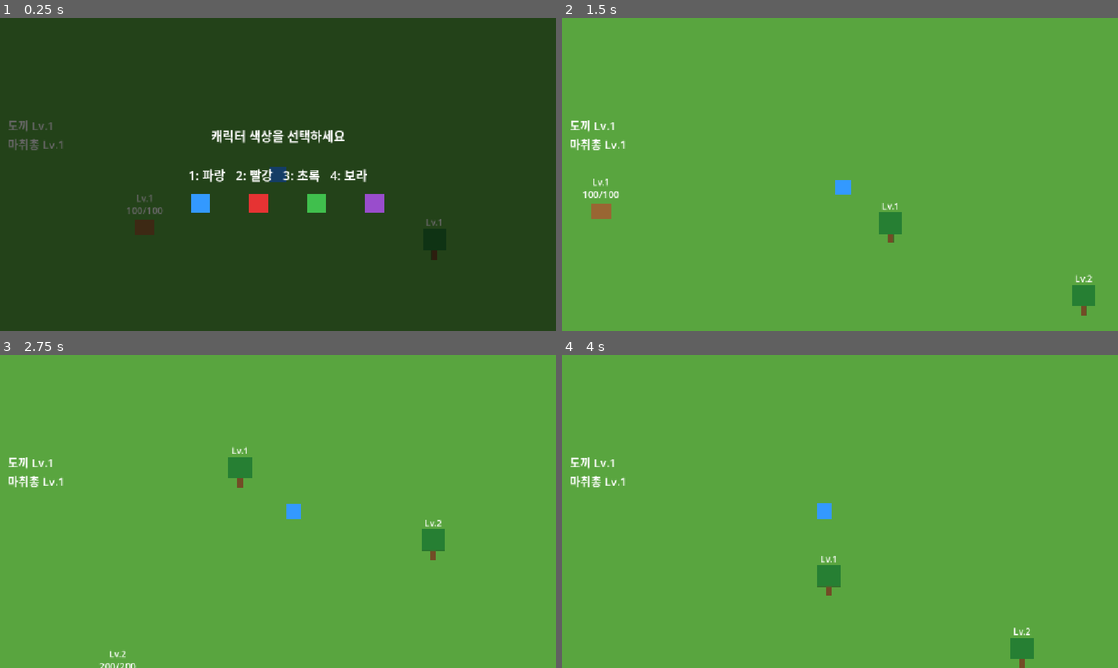
Above: before the commit, frames 1-4 (two rows, left to right).
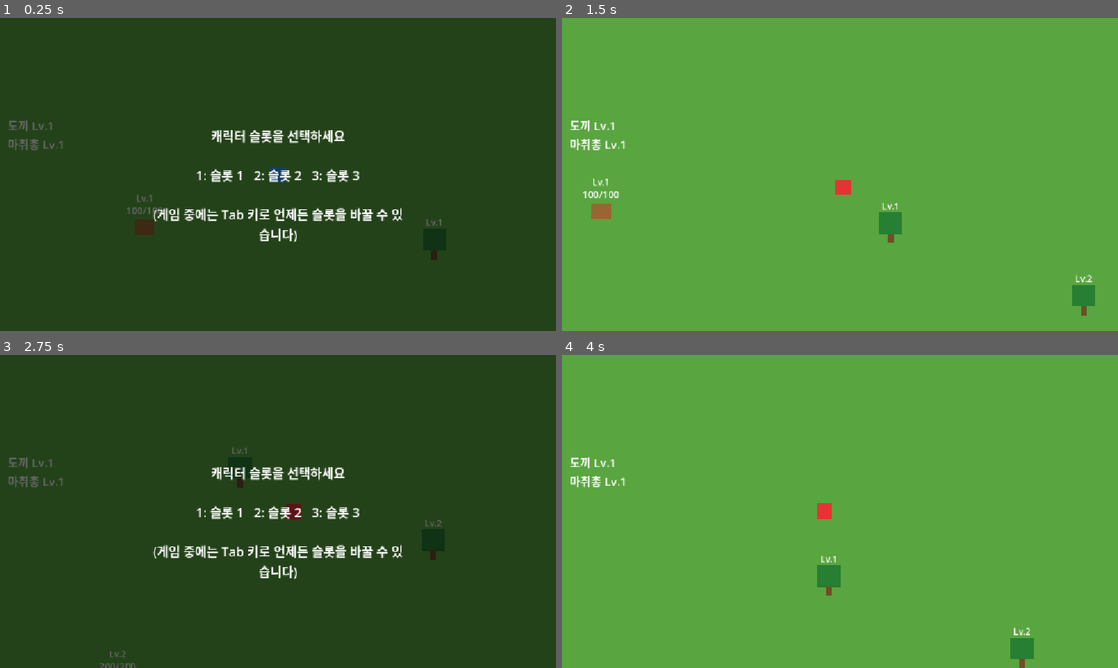
Above: after the commit, the same moments.

Repository: kimtuna/test_game
Game: Godot game, scene res://scenes/Main.tscn
Two runs of this game, one before a commit and one after it. Both use one fixed random seed, a clock stepped at 60 frames per second and the inputs below.
Inputs (mouse positions are in pixels of both pictures, inside the frame that each line leads up to):
- Up to frame 1 (0.25 s): no input
- Up to frame 2 (1.5 s): tap Enter (ui_accept) at 0.5, 0.77 s; move the mouse to (962, 158) at 0.52 s; hold Right (ui_right) 0.53-1.28 s; tap 1 at 0.6 s; click (962, 158) at 0.67 s; tap 2 at 0.8, 1.35 s; move the mouse to (728, 190) at 1.27 s; hold Down (ui_down) from 1.28 s (still down)
- Up to frame 3 (2.75 s): tap Enter (ui_accept) at 1.52 s; tap 3 at 1.55, 2.1 s; move the mouse to (333, 442) at 2.02 s; release Down (ui_down) at 2.03 s; hold Right (ui_right) from 2.03 s (still down); tap Tab at 2.3 s
- Up to frame 4 (4 s): move the mouse to (812, 574) at 2.77 s; release Right (ui_right) at 2.78 s; hold Up (ui_up) 2.78-3.53 s; tap Tab at 2.85 s; click (812, 574) at 2.92 s; tap Enter (ui_accept) at 3.02, 3.77 s; tap Space at 3.05, 3.6 s; move the mouse to (1006, 558) at 3.52 s; hold Left (ui_left) from 3.53 s (still down); tap 1 at 3.8 s

The runs differ from the first frame. In frame 1, 2.7% of the frame differs, in the area x 27-73%, y 35-72%; in frame 2, 0.1%; in frame 3, 100%, in the area x 0-100%, y 0-100%; in frame 4, 0.1%.

Commit message:
feat: 캐릭터 슬롯(1~3) 선택 오버레이 구현 - 슬롯별 외형(색)을 세션 중 기억하고 Tab으로 전환 가능

Diff:
--- a/scenes/Main.tscn
+++ b/scenes/Main.tscn
@@ -61,9 +61,38 @@
 theme_override_font_sizes/font_size = 24
 text = ""
 
+[node name="SlotOverlay" type="Control" parent="UI"]
+anchor_right = 1.0
+anchor_bottom = 1.0
+
+[node name="Background" type="ColorRect" parent="UI/SlotOverlay"]
+anchor_right = 1.0
+anchor_bottom = 1.0
+color = Color(0, 0, 0, 0.6)
+
+[node name="SlotLabel" type="Label" parent="UI/SlotOverlay"]
+anchor_left = 0.5
+anchor_top = 0.5
+anchor_right = 0.5
+anchor_bottom = 0.5
+offset_left = -260.0
+offset_top = -100.0
+offset_right = 260.0
+offset_bottom = 100.0
+theme_override_font_sizes/font_size = 26
+text = "캐릭터 슬롯을 선택하세요
+
+1: 슬롯 1   2: 슬롯 2   3: 슬롯 3
+
+(게임 중에는 Tab 키로 언제든 슬롯을 바꿀 수 있습니다)"
+horizontal_alignment = 1
+vertical_alignment = 1
+autowrap_mode = 2
+
 [node name="CustomizationOverlay" type="Control" parent="UI"]
 anchor_right = 1.0
 anchor_bottom = 1.0
+visible = false
 
 [node name="Background" type="ColorRect" parent="UI/CustomizationOverlay"]
 anchor_right = 1.0
--- a/scripts/main.gd
+++ b/scripts/main.gd
@@ -29,6 +29,7 @@
 @onready var inventory_label: Label = $UI/InventoryLabel
 @onready var capture_label: Label = $UI/CaptureLabel
 @onready var equipment_label: Label = $UI/EquipmentLabel
+@onready var slot_overlay: Control = $UI/SlotOverlay
 @onready var customization_overlay: Control = $UI/CustomizationOverlay
 @onready var tutorial_overlay: Control = $UI/TutorialOverlay
 
@@ -41,6 +42,26 @@
 	KEY_4: Color(0.6, 0.3, 0.8),
 }
 
+# 슬롯 선택 키(1~3)와 슬롯 번호 매핑. design.md의 "계정당 3개 캐릭터 슬롯"의
+# 첫 조각. 저장/불러오기 시스템 전체는 규칙 4(기능 하나만)를 넘어서므로
+# 이번 조각은 파일 저장 없이 "세션 중" 슬롯별 외형(색)을 기억하는 것까지만
+# 다룬다.
+const SLOT_KEYS: Dictionary = {
+	KEY_1: 1,
+	KEY_2: 2,
+	KEY_3: 3,
+}
+
+# slot_colors: 슬롯 번호 -> 그 슬롯에서 마지막으로 고른 색. 아직 한 번도
+# 커스터마이징하지 않은 슬롯은 키 자체가 없어, 처음 선택 시 커스터마이징
+# 오버레이로 자연스럽게 이어진다.
+var slot_colors: Dictionary = {}
+var current_slot: int = 0
+# pending_tutorial: 이번 세션에서 튜토리얼을 아직 한 번도 보여주지 않았는가.
+# 최초 슬롯 선택 -> (필요 시 커스터마이징) 흐름의 끝에서만 true -> false로
+# 소비되고, 이후 Tab으로 슬롯을 바꿀 때는 튜토리얼을 다시 띄우지 않는다.
+var pending_tutorial: bool = true
+
 func _ready() -> void:
 	for node in get_tree().get_nodes_in_group("harvestable"):
 		node.harvested.connect(_on_harvested)
@@ -49,28 +70,59 @@
 	_update_label()
 	_update_capture_label()
 	_update_equipment_label()
-	customization_overlay.visible = true
+	slot_overlay.visible = true
 
-# design.md의 "캐릭터 외형을 커스터마이징할 수 있다"의 첫 조각. 계정당 3개
-# 캐릭터 슬롯(design.md)은 저장/불러오기 시스템까지 필요해 규칙 4(기능
-# 하나만)를 넘어서므로 이번 조각에서는 다루지 않고, 슬롯 없이도 의미가 있는
-# "외형 색 선택" 하나만 최소 구현했다. 숫자 키 1~4로 색을 고르면 즉시
-# 캐릭터에 적용되고, 곧바로 기존 튜토리얼 오버레이(#29)로 이어진다 — 새
-# 플레이어가 게임을 시작할 때 겪는 첫 화면 순서를 "외형 선택 -> 조작 안내"로
-# 자연스럽게 잇기 위함이다.
+# design.md의 "캐릭터 슬롯"과 "캐릭터 외형을 커스터마이징할 수 있다"를 잇는
+# 최소 흐름. 시작 시 슬롯(1~3)을 고르면, 그 슬롯을 이번 세션에서 처음
+# 고른 것이면 커스터마이징 오버레이로 이어져 색을 고르고(그 결과를
+# slot_colors에 저장), 이미 고른 적 있는 슬롯이면 저장해둔 색을 즉시
+# 적용한다. 게임 중에도 Tab 키로 언제든 슬롯 오버레이를 다시 열어 슬롯을
+# 바꿀 수 있어, "슬롯별로 외형이 구분되어 세션 중 기억된다"는 점이 실제로
+# 확인 가능하다. 진짜 캐릭터 저장/불러오기(파일 I/O, 계정 시스템)는 여전히
+# 범위 밖이다.
 func _unhandled_input(event: InputEvent) -> void:
-	if customization_overlay.visible and event is InputEventKey and event.pressed and not event.echo:
+	if not (event is InputEventKey and event.pressed and not event.echo):
+		return
+
+	if slot_overlay.visible:
+		if SLOT_KEYS.has(event.keycode):
+			current_slot = SLOT_KEYS[event.keycode]
+			slot_overlay.visible = false
+			if slot_colors.has(current_slot):
+				var player := get_tree().get_first_node_in_group("player")
+				if player != null:
+					player.set_body_color(slot_colors[current_slot])
+				_maybe_show_tutorial()
+			else:
+				customization_overlay.visible = true
+			get_viewport().set_input_as_handled()
+		return
+
+	if customization_overlay.visible:
 		if BODY_COLOR_CHOICES.has(event.keycode):
+			var color: Color = BODY_COLOR_CHOICES[event.keycode]
 			var player := get_tree().get_first_node_in_group("player")
 			if player != null:
-				player.set_body_color(BODY_COLOR_CHOICES[event.keycode])
+				player.set_body_color(color)
+			slot_colors[current_slot] = color
 			customization_overlay.visible = false
-			tutorial_overlay.visible = true
+			_maybe_show_tutorial()
 			get_viewport().set_input_as_handled()
 		return
-	if tutorial_overlay.visible and event is InputEventKey and event.pressed and not event.echo:
+
+	if tutorial_overlay.visible:
 		tutorial_overlay.visible = false
 		get_viewport().set_input_as_handled()
+		return
+
+	if event.keycode == KEY_TAB:
+		slot_overlay.visible = true
+		get_viewport().set_input_as_handled()
+
+func _maybe_show_tutorial() -> void:
+	if pending_tutorial:
+		tutorial_overlay.visible = true
+		pending_tutorial = false
 
 func _on_harvested(resource_name: String, amount: int) -> void:
 	inventory[resource_name] = inventory.get(resource_name, 0) + amount
--- a/tests/customization_headless_test.gd
+++ b/tests/customization_headless_test.gd
@@ -3,24 +3,37 @@
 # 헤드리스 환경에서 캐릭터 커스터마이징(외형 색 선택) 오버레이를 검증하는
 # 통합 테스트.
 # 실행: godot --headless --path . --script res://tests/customization_headless_test.gd
-# (1) 게임 시작 시 커스터마이징 오버레이가 보이고 튜토리얼은 아직 가려져
-# 있는지, (2) 색 선택 키(2: 빨강)를 누르면 플레이어 스프라이트 텍스처가
-# 해당 색으로 바뀌고 오버레이가 사라지는지, (3) 튜토리얼 오버레이로 자연스럽게
-# 넘어가는지 확인한다.
+# status.md #31에서 슬롯 선택 오버레이가 커스터마이징보다 먼저 뜨도록
+# 바뀌어, 이 테스트도 먼저 슬롯(키 1)을 고르는 단계를 흉내낸다.
+# (1) 슬롯을 고르면(처음 고르는 슬롯이라) 커스터마이징 오버레이가 보이고
+# 튜토리얼은 아직 가려져 있는지, (2) 색 선택 키(2: 빨강)를 누르면 플레이어
+# 스프라이트 텍스처가 해당 색으로 바뀌고 오버레이가 사라지는지, (3) 튜토리얼
+# 오버레이로 자연스럽게 넘어가는지 확인한다.
 
 func _initialize() -> void:
 	var main: Node2D = load("res://scenes/Main.tscn").instantiate()
 	root.add_child(main)
 	await process_frame
 
+	var slot_overlay: Control = main.get_node("UI/SlotOverlay")
 	var customization_overlay: Control = main.get_node("UI/CustomizationOverlay")
 	var tutorial_overlay: Control = main.get_node("UI/TutorialOverlay")
 	var player := main.get_node("Player")
 
 	var ok := true
 
+	var slot_event := InputEventKey.new()
+	slot_event.keycode = KEY_1
+	slot_event.pressed = true
+	Input.parse_input_event(slot_event)
+	await process_frame
+
+	if slot_overlay.visible:
+		push_error("FAIL: 슬롯 선택 후에도 슬롯 오버레이가 사라지지 않음")
+		ok = false
+
 	if not customization_overlay.visible:
-		push_error("FAIL: 시작 시 커스터마이징 오버레이가 보이지 않음")
+		push_error("FAIL: 처음 고른 슬롯인데 커스터마이징 오버레이가 보이지 않음")
 		ok = false
 
 	if tutorial_overlay.visible:
--- /dev/null
+++ b/tests/slot_headless_test.gd
@@ -0,0 +1,102 @@
+extends SceneTree
+
+# 헤드리스 환경에서 캐릭터 슬롯 선택/전환의 최소 동작을 검증하는 통합 테스트.
+# 실행: godot --headless --path . --script res://tests/slot_headless_test.gd
+# design.md의 "계정당 3개 캐릭터 슬롯"의 첫 조각(저장 없이, 세션 중 슬롯별
+# 외형을 기억하는 것까지만 다룸)을 검증한다.
+# (1) 시작 시 슬롯 오버레이만 보이는지, (2) 처음 고르는 슬롯(1)은 커스터마이징
+# 으로 이어지는지, (3) 색을 고르면 튜토리얼로 이어지고 색이 저장되는지,
+# (4) 튜토리얼을 닫은 뒤 Tab으로 슬롯 오버레이를 다시 열 수 있는지,
+# (5) 처음 고르는 슬롯(2)은 다시 커스터마이징으로 이어지되 튜토리얼은 다시
+# 뜨지 않는지, (6) Tab으로 이미 골랐던 슬롯(1)으로 돌아가면 커스터마이징
+# 없이 저장해둔 색이 즉시 적용되는지 확인한다.
+
+func _press_key(keycode: int) -> void:
+	var event := InputEventKey.new()
+	event.keycode = keycode
+	event.pressed = true
+	Input.parse_input_event(event)
+	await process_frame
+
+func _initialize() -> void:
+	var main: Node2D = load("res://scenes/Main.tscn").instantiate()
+	root.add_child(main)
+	await process_frame
+
+	var slot_overlay: Control = main.get_node("UI/SlotOverlay")
+	var customization_overlay: Control = main.get_node("UI/CustomizationOverlay")
+	var tutorial_overlay: Control = main.get_node("UI/TutorialOverlay")
+	var player := main.get_node("Player")
+
+	var ok := true
+
+	if not slot_overlay.visible:
+		push_error("FAIL: 시작 시 슬롯 오버레이가 보이지 않음")
+		ok = false
+	if customization_overlay.visible or tutorial_overlay.visible:
+		push_error("FAIL: 시작 시 슬롯 오버레이 외에 다른 오버레이가 보임")
+		ok = false
+
+	# 슬롯 1을 처음 선택 -> 커스터마이징으로 이어져야 한다.
+	await _press_key(KEY_1)
+	if slot_overlay.visible or not customization_overlay.visible:
+		push_error("FAIL: 슬롯 1을 처음 골랐는데 커스터마이징으로 이어지지 않음")
+		ok = false
+
+	# 빨강(키 2)을 선택 -> 튜토리얼로 이어지고 슬롯 1의 색으로 저장되어야 한다.
+	await _press_key(KEY_2)
+	if customization_overlay.visible or not tutorial_overlay.visible:
+		push_error("FAIL: 색 선택 후 튜토리얼로 이어지지 않음")
+		ok = false
+	var red := Color(0.9, 0.2, 0.2)
+	if player.body_color != red:
+		push_error("FAIL: 슬롯 1의 색이 선택한 빨강으로 저장되지 않음 (실제: %s)" % [player.body_color])
+		ok = false
+
+	# 튜토리얼을 닫는다(아무 키).
+	await _press_key(KEY_SPACE)
+	if tutorial_overlay.visible:
+		push_error("FAIL: 키 입력 후에도 튜토리얼 오버레이가 사라지지 않음")
+		ok = false
+
+	# Tab으로 슬롯 오버레이를 다시 연다.
+	await _press_key(KEY_TAB)
+	if not slot_overlay.visible:
+		push_error("FAIL: Tab을 눌러도 슬롯 오버레이가 다시 열리지 않음")
+		ok = false
+
+	# 슬롯 2를 처음 선택 -> 커스터마이징으로 이어지되, 튜토리얼은 다시 뜨면 안 된다.
+	await _press_key(KEY_2)
+	if slot_overlay.visible or not customization_overlay.visible:
+		push_error("FAIL: 슬롯 2를 처음 골랐는데 커스터마이징으로 이어지지 않음")
+		ok = false
+
+	# 초록(키 3)을 선택.
+	await _press_key(KEY_3)
+	if customization_overlay.visible:
+		push_error("FAIL: 슬롯 2 색 선택 후에도 커스터마이징 오버레이가 남아있음")
+		ok = false
+	if tutorial_overlay.visible:
+		push_error("FAIL: 이미 튜토리얼을 본 뒤인데 슬롯 전환 시 튜토리얼이 다시 뜸")
+		ok = false
+	var green := Color(0.25, 0.75, 0.3)
+	if player.body_color != green:
+		push_error("FAIL: 슬롯 2의 색이 선택한 초록으로 저장되지 않음 (실제: %s)" % [player.body_color])
+		ok = false
+
+	# Tab -> 슬롯 1로 돌아가면, 커스터마이징 없이 저장해둔 빨강이 즉시 적용돼야 한다.
+	await _press_key(KEY_TAB)
+	await _press_key(KEY_1)
+	if slot_overlay.visible or customization_overlay.visible:
+		push_error("FAIL: 이미 골랐던 슬롯 1로 돌아왔는데 오버레이가 남아있음")
+		ok = false
+	if player.body_color != red:
+		push_error("FAIL: 슬롯 1로 되돌아왔는데 저장해둔 빨강이 적용되지 않음 (실제: %s)" % [player.body_color])
+		ok = false
+
+	if ok:
+		print("HEADLESS_SLOT_TEST: PASS")
+		quit(0)
+	else:
+		print("HEADLESS_SLOT_TEST: FAIL")
+		quit(1)
--- a/tests/tutorial_headless_test.gd
+++ b/tests/tutorial_headless_test.gd
@@ -2,9 +2,10 @@
 
 # 헤드리스 환경에서 튜토리얼 오버레이의 최소 동작을 검증하는 통합 테스트.
 # 실행: godot --headless --path . --script res://tests/tutorial_headless_test.gd
-# status.md #30에서 캐릭터 커스터마이징 오버레이가 튜토리얼보다 먼저 뜨도록
-# 순서가 바뀌어, 이 테스트도 먼저 커스터마이징 색 선택(키 1)을 흉내낸 뒤
-# 튜토리얼 오버레이가 보이는지부터 검증하도록 갱신했다.
+# status.md #31에서 캐릭터 슬롯 선택 오버레이가 커스터마이징보다 먼저 뜨도록
+# 앞단이 하나 더 추가되어, 이 테스트도 먼저 슬롯 선택(키 1) -> 커스터마이징
+# 색 선택(키 1)을 흉내낸 뒤 튜토리얼 오버레이가 보이는지부터 검증하도록
+# 갱신했다.
 # (1) 색을 고르면 튜토리얼 오버레이가 나타나는지, (2) 아무 키나 누르면
 # 사라지는지, (3) 사라진 뒤에는 다시 나타나지 않는지 확인한다.
 
@@ -14,9 +15,20 @@
 	await process_frame
 
 	var overlay: Control = main.get_node("UI/TutorialOverlay")
+	var slot_overlay: Control = main.get_node("UI/SlotOverlay")
 	var customization_overlay: Control = main.get_node("UI/CustomizationOverlay")
 
 	var ok := true
+
+	var slot_event := InputEventKey.new()
+	slot_event.keycode = KEY_1
+	slot_event.pressed = true
+	Input.parse_input_event(slot_event)
+	await process_frame
+
+	if slot_overlay.visible:
+		push_error("FAIL: 슬롯 선택 후에도 슬롯 오버레이가 사라지지 않음")
+		ok = false
 
 	var color_event := InputEventKey.new()
 	color_event.keycode = KEY_1
